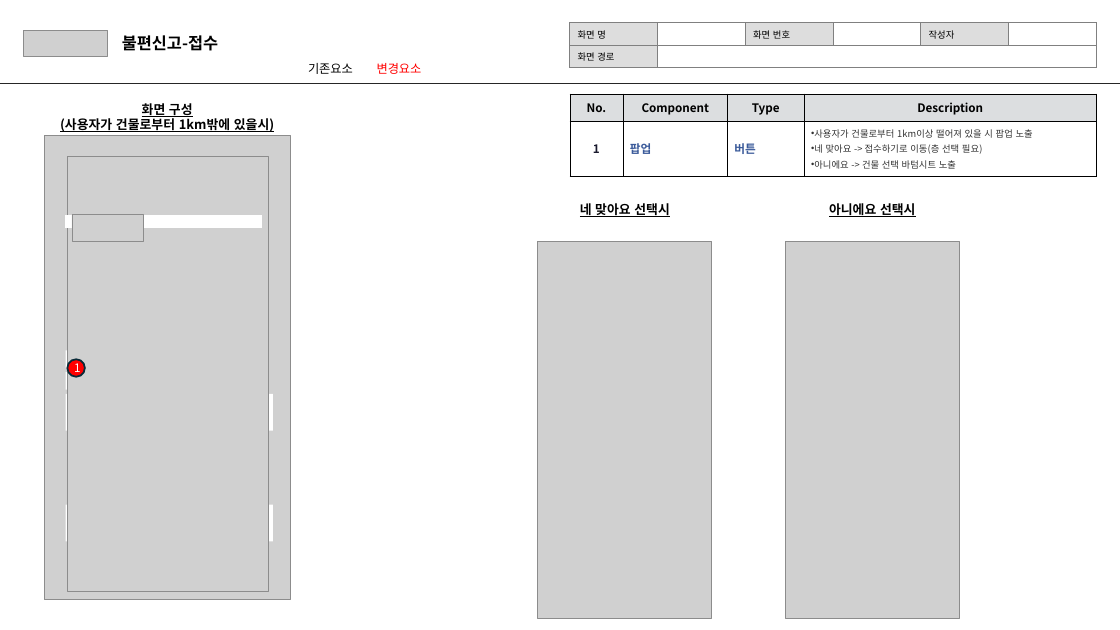
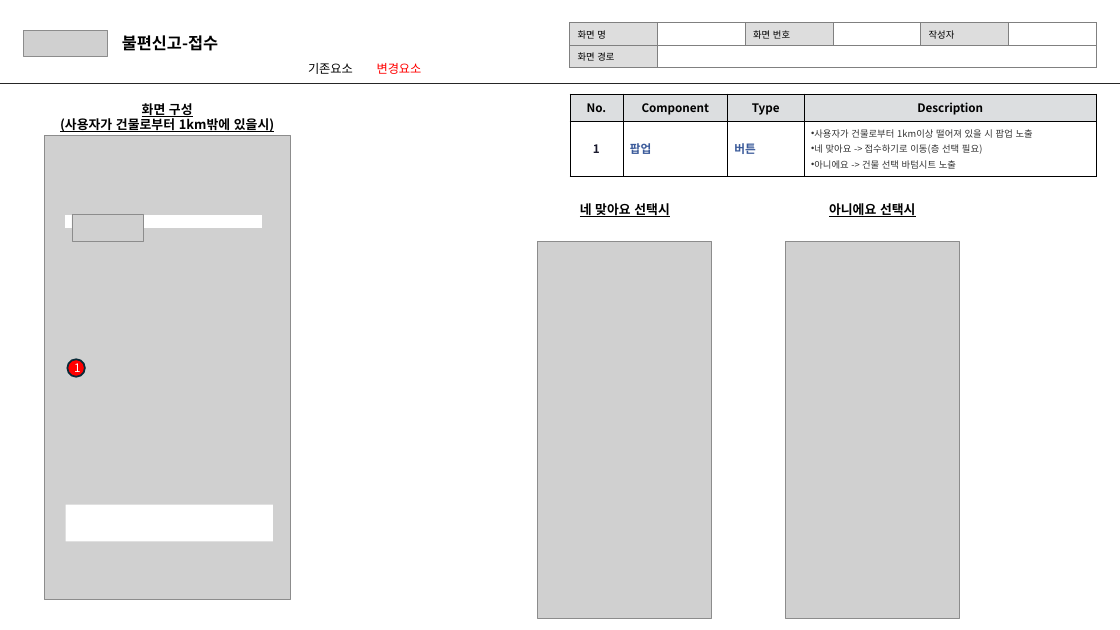
Before and after one commit to SeokhyunJeongCL/re, a slide deck: slide 1 of 불편신고/SANDI_SB_FO_홈_V4.2_불편신고_사용자 검색시 화면.pptx. Drawn at 1120x630 pixels with LibreOffice and Linux fonts; fonts in the diff are those of the drawing; grey boxes stand for pictures; background and template pictures are left out. Boxes give left, top, right and bottom in pixels: in the first picture for what was removed or moved away, otherwise in the second. Text is boxed around its words. In the diff, an @@ line names an element or a change of style, - is before the commit and + after.

```diff
--- a/불편신고/SANDI_SB_FO_홈_V4.2_불편신고_사용자 검색시 화면.pptx
+++ b/불편신고/SANDI_SB_FO_홈_V4.2_불편신고_사용자 검색시 화면.pptx
@@ picture removed at bbox=[67, 156, 268, 592] @@
@@ rectangle removed at bbox=[66, 372, 179, 390] @@
@@ rectangle removed at bbox=[66, 394, 273, 431] @@
```
Also in this commit, not shown: 1 other slide changed, 4 other files.
